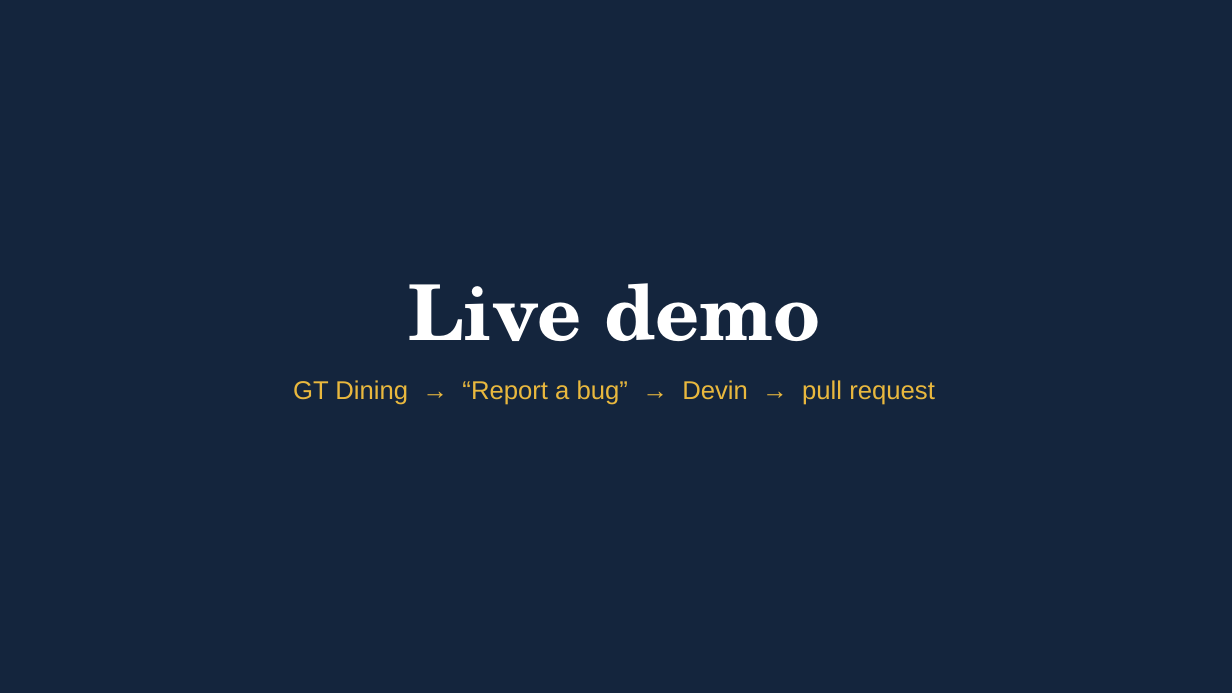
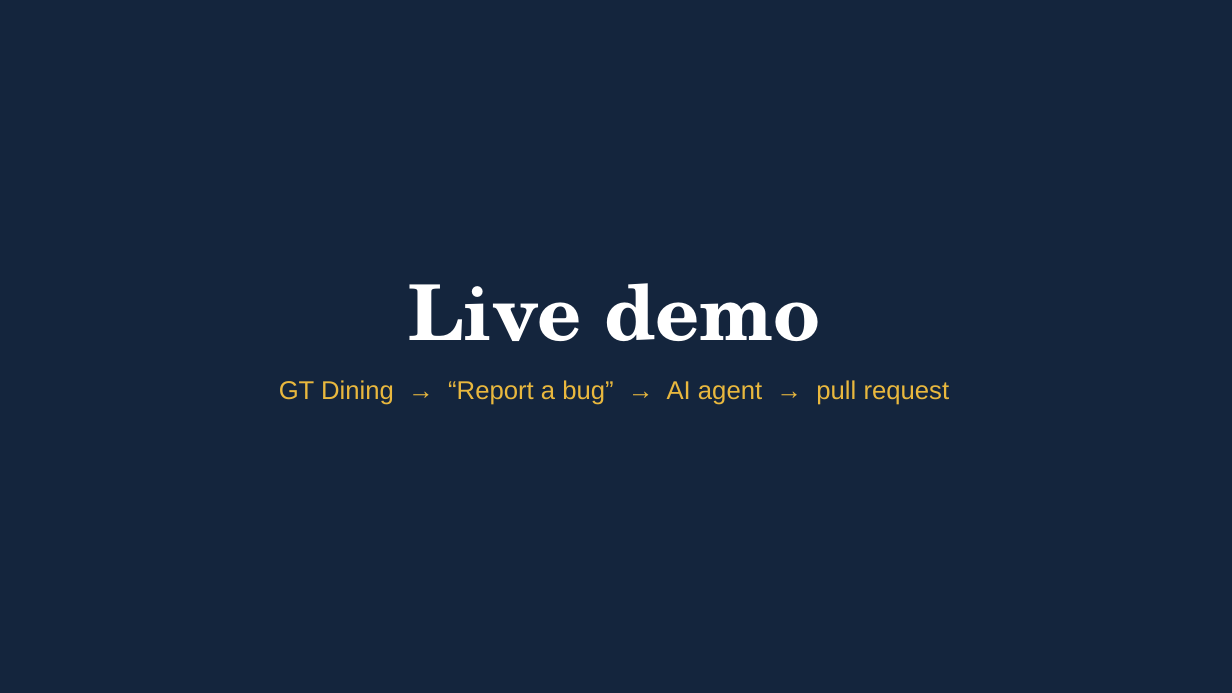
Before and after one commit to woodstock-thebrid/video2pr, a slide deck: slide 4 of docs/media/video2pr_slides.pptx. Drawn at 1232x693 pixels with LibreOffice and Linux fonts; fonts in the diff are those of the drawing. Boxes give left, top, right and bottom in pixels: in the first picture for what was removed or moved away, otherwise in the second. Text is boxed around its words. In the diff, an @@ line names an element or a change of style, - is before the commit and + after.

Commit message:
Refresh slides with AI agent wording and latest real run

```diff
--- a/docs/media/video2pr_slides.pptx
+++ b/docs/media/video2pr_slides.pptx
@@ text at (279, 380, 950, 405): text changed @@
-GT Dining → “Report a bug” → Devin → pull request
+GT Dining → “Report a bug” → AI agent → pull request
```
Also in this commit, not shown: 6 other slides changed, 4 other files.
